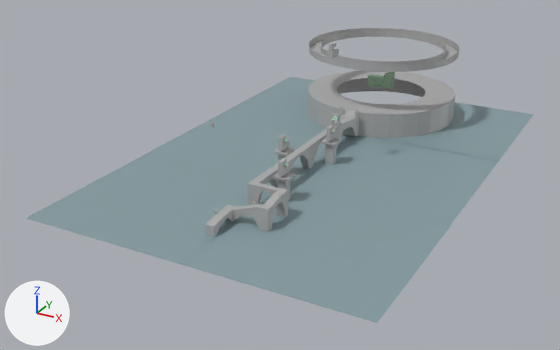
Before and after pictures for a commit that changed the Blender file examples/3d-scene/assets/world.blend.
Before and after are seen from a 50 mm lens placed at (157.0, -230.0, 148.0), pointed at (-6.0, 65.0, 1.0). The lights are fixed; the arrows at lower left show +X, +Y and +Z.

Names of what the first picture shows: 'bernard1.003', 'bernardbuilding1', 'bridge1', 'bridge2', 'bridge3', 'bridge8', 'statue3', 'water', 'water.001', 'water.002', 'water.003', 'water.004'.
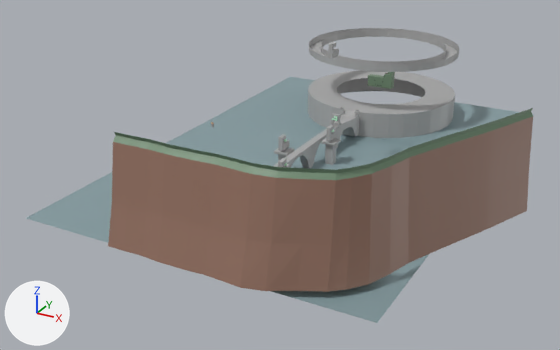
Location of each change, (x1, y1, x2, y2) in pixels of the pictures (560 x 350 px):
'beach3', added (brown)
    after: (328, 108, 533, 292)
    faces in mat_dirt (brown #9a7666): (328, 117, 533, 292)
    faces in mat_grass (green #748f75): (336, 108, 533, 180)
'beach1', added (brown)
    after: (108, 132, 234, 281)
'beach2', added (brown)
    after: (222, 158, 336, 292)
    faces in mat_dirt (brown #9a7666): (222, 169, 336, 292)
    faces in mat_grass (green #748f75): (232, 158, 336, 180)
part 1 of me_grid_005, cut back
    before: (119, 202, 236, 264)
'water', unchanged, covered by the edit
    before: (181, 189, 450, 323)
    after: (271, 254, 429, 323)
'water.002', unchanged, covered by the edit
    before: (290, 136, 499, 226)
    after: (306, 136, 415, 170)
'water.004', unchanged, covered by the edit
    before: (378, 102, 534, 161)
    after: (378, 102, 534, 146)

The change, as a diff of the scene's bpy script:
```diff
--- a/examples/3d-scene/assets/world.blend.py
+++ b/examples/3d-scene/assets/world.blend.py
@@ mat_dirt @@
+mat_dirt = principled_material('dirt')
+mat_dirt.base_color = (0.323, 0.182, 0.134)  # brown #9a7666
@@ mat_sand @@
+mat_sand = principled_material('sand')
+mat_sand.base_color = (0.8, 0.656, 0.47)  # beige #e7d4b6
@@ me_grid_005 @@
 # used by ob_water_001; location = (-38.0, 13.8, -0.2); scale = (1.75, 1.75, 1.75)
-me_grid_005.from_pydata(...)  # 81 vertices, 64 faces; spans x -22.7..22.7, y -22.7..22.7, z 0.3
+me_grid_005.from_pydata(...)  # 72 vertices, 55 faces; spans x -22.7..22.7, y -22.7..22.7, z 0.3
+# me_grid_005 part 1
+# 12 vertices are removed from x 11.4..22.7, y -22.7..-5.7, z 0.3
+# 12 faces are deleted
+# 1 vertex moves from x 5.7, y -5.7, z 0.3 to x 5.7, y -8.6, z 0.3
+# 3 vertices are added at (11.4, -8.6, 0.3), (17.0, -8.7, 0.3), (22.7, -8.7, 0.3)
+# 3 new faces join them
 me_grid_005.materials.append(mat_material)
@@ me_cube_013 @@
+me_cube_013.from_pydata(...)  # 46 vertices, 31 faces; spans x 56.3..106.4, y -20.9..78.0, z 0.5..47.8
+# faces by material slot: [3, 14, 14]
+me_cube_013.materials.append(mat_sand)  # beige #e7d4b6
+me_cube_013.materials.append(mat_dirt)  # brown #9a7666
+me_cube_013.materials.append(mat_grass)  # green #748f75
@@ me_cube_012 @@
+me_cube_012.from_pydata(...)  # 55 vertices, 36 faces; spans x 24.5..60.6, y -33.2..-1.3, z 0.5..47.8
+# faces by material slot: [20, 8, 8]
+me_cube_012.materials.append(mat_sand)  # beige #e7d4b6
+me_cube_012.materials.append(mat_dirt)  # brown #9a7666
+me_cube_012.materials.append(mat_grass)  # green #748f75
@@ me_cube_003 @@
+me_cube_003.from_pydata(...)  # 110 vertices, 69 faces; spans x -27.5..25.7, y -32.7..-0.7, z 0.5..47.8
+# faces by material slot: [9, 32, 14, 14]
+me_cube_003.materials.append(mat_stone)  # grey #afafaf
+me_cube_003.materials.append(mat_sand)  # beige #e7d4b6
+me_cube_003.materials.append(mat_dirt)  # brown #9a7666
+me_cube_003.materials.append(mat_grass)  # green #748f75
@@ ob_beach3 @@
+ob_beach3 = bpy.data.objects.new('beach3', me_cube_013)
+ob_beach3.location = (0.0, 0.0, 0.0)
@@ ob_beach2 @@
+ob_beach2 = bpy.data.objects.new('beach2', me_cube_012)
+ob_beach2.location = (0.0, 0.0, 0.0)
@@ ob_beach1 @@
+ob_beach1 = bpy.data.objects.new('beach1', me_cube_003)
+ob_beach1.location = (0.0, 0.0, 0.0)
```
